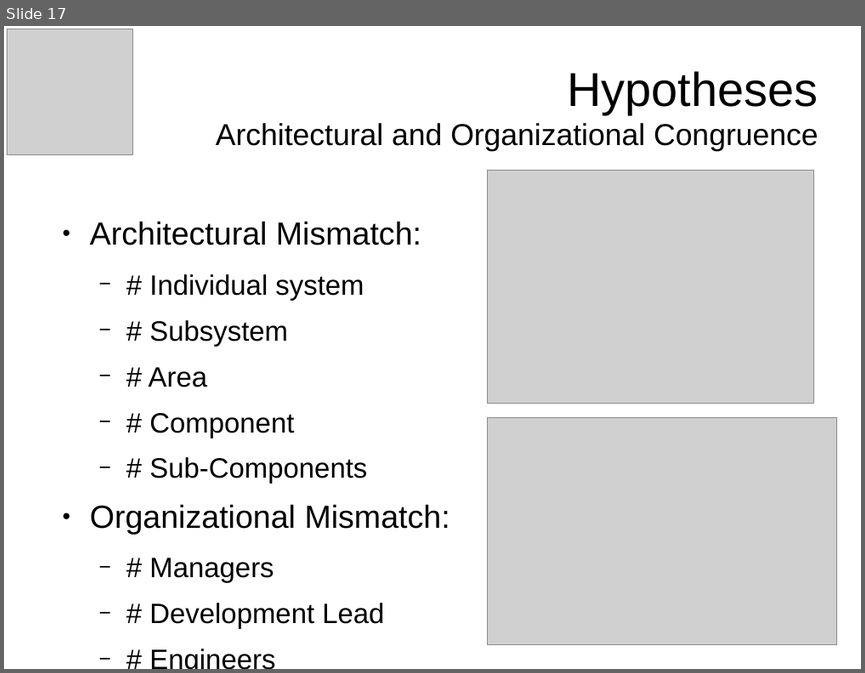
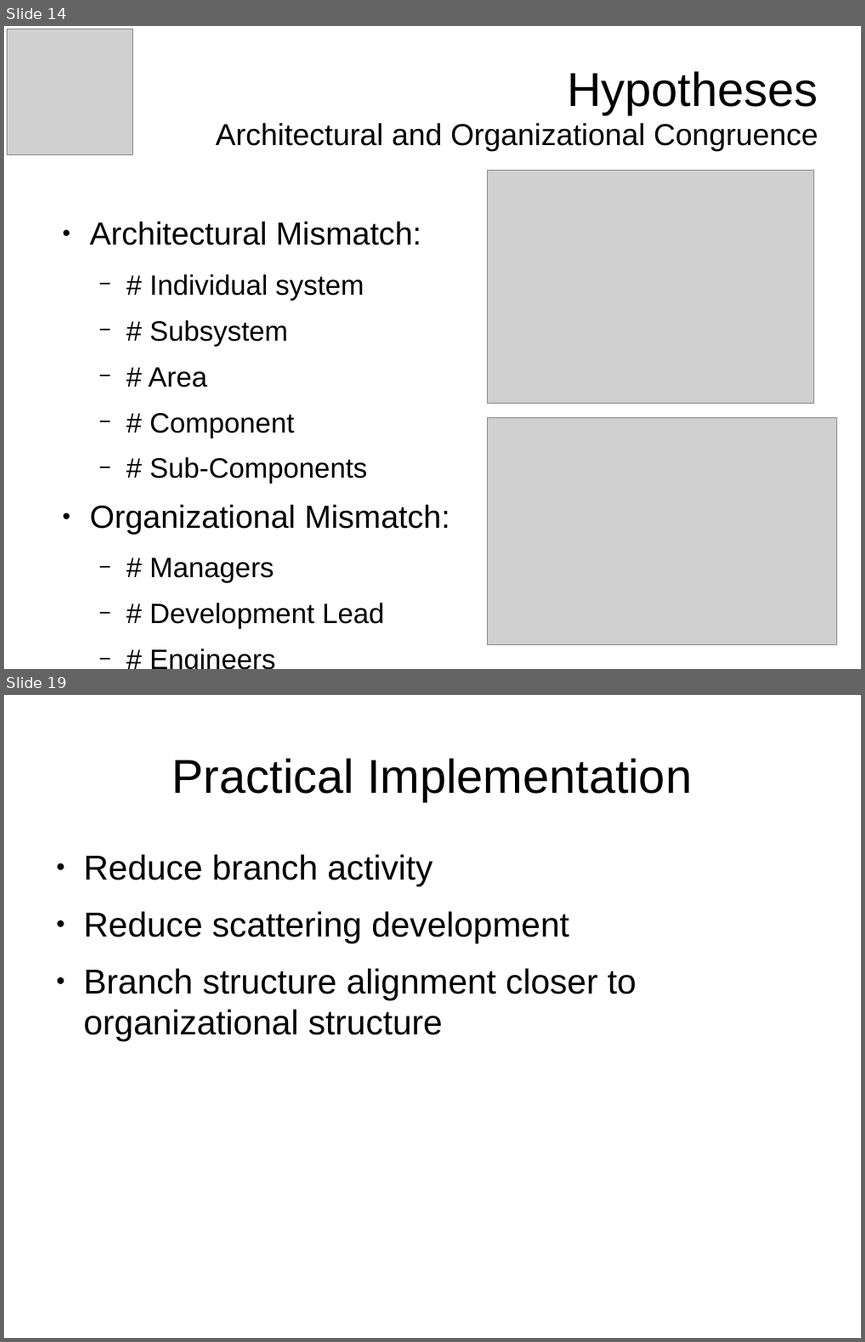
Before and after one commit to tajmilur-rahman/LOG6307, a slide deck: paper-presentation/slides.odp. Shown one above the other, each under a label of ours: slide 17 before the commit, slides 14 and 19 after it; the slides between them are not shown. The pictures are 865x673 and 865x1342 pixels, drawn with LibreOffice and Linux fonts; fonts in the diff are those of the drawing; grey boxes stand for pictures. Boxes give left, top, right and bottom in pixels: in the first picture for what was removed or moved away, otherwise in the second. Text is boxed around its words. In the diff, an @@ line names an element or a change of style, - is before the commit and + after.

```diff
--- a/paper-presentation/slides.odp
+++ b/paper-presentation/slides.odp
@@ slide 19 added at [4,695,861,1338], background #FFFFFF @@
@@ title added at [172,758,692,801], 44 pt, text #000000 @@
+Practical Implementation
@@ text added at [84,854,636,1041], 32 pt, text #000000 @@
+● Reduce branch activity
+● Reduce scattering development
+● Branch structure alignment closer to organizational structure
@@ what was slide 17 is now slide 14 @@
```
Also in this commit, not shown: 2 slides changed, 3 other slides added, 6 slides removed, 3 other files.
